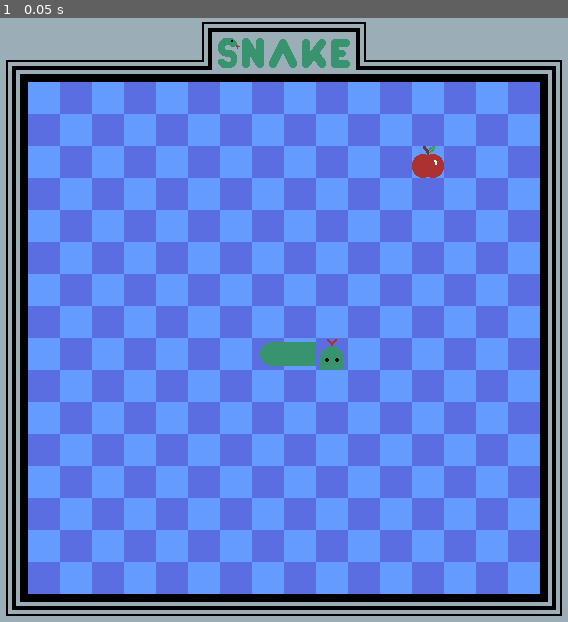
Above: before the commit, frame 1.
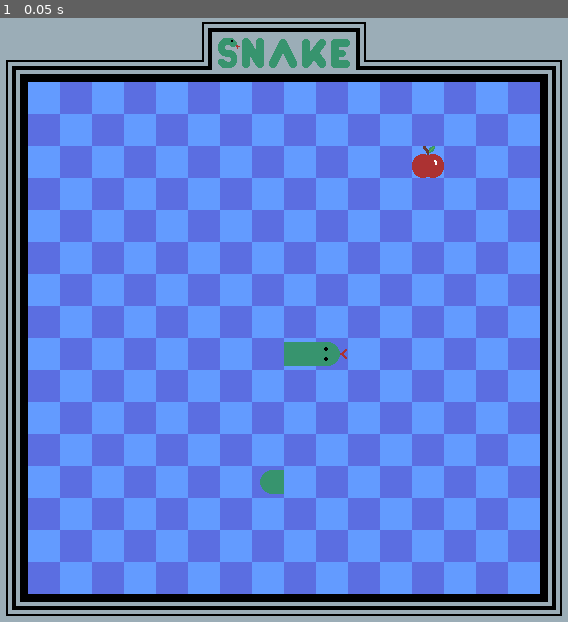
Above: after the commit, the same moment.

Repository: conor-wilson/snake
Game: Godot game, scene res://scenes/snake.tscn
Same seed, same stepped clock (60 frames per second), same inputs: the game is played once before the commit and once after it. This scene is started directly instead of the project's main scene.
Inputs:
- Up to frame 1 (0.05 s): no input

The runs differ from the first frame. In frame 1, 0.4% of the frame differs, in the area x 45-62%, y 53-79%.

Commit message:
Added set_tail_cell() func to Snake scene script

Diff:
--- a/scenes/snake.gd
+++ b/scenes/snake.gd
@@ -3,9 +3,9 @@
 
 # Called when the node enters the scene tree for the first time.
 func _ready():
-	set_head_cell(Vector2(11, 10), Vector2.UP)
+	set_head_cell(Vector2(11, 10), Vector2.RIGHT)
 	set_cell(1, Vector2(10, 10), 0, Vector2(4,0), 2)
-	set_cell(1, Vector2(9,  10), 0, Vector2(5,1), 2)
+	set_tail_cell(Vector2(9, 14), Vector2.RIGHT)
 
 
 # TODO: Descriptor
@@ -18,8 +18,14 @@
 	set_cell(1, coords, 0, Vector2(3,0), altID)
 
 
-#func set_tail_cell(coords: Vector2i, direction: Vector2):
+# TODO: Descriptor
+func set_tail_cell(coords: Vector2i, direction: Vector2):
 
+	# Obtain the alternativeTileID from the priovided direction var
+	var altID = cardinal_to_alt_id(direction)
+
+	# Set the appropriate cell to the tail tile
+	set_cell(1, coords, 0, Vector2(5,1), altID)
 
 # Called every frame. 'delta' is the elapsed time since the previous frame.
 func _process(delta):
